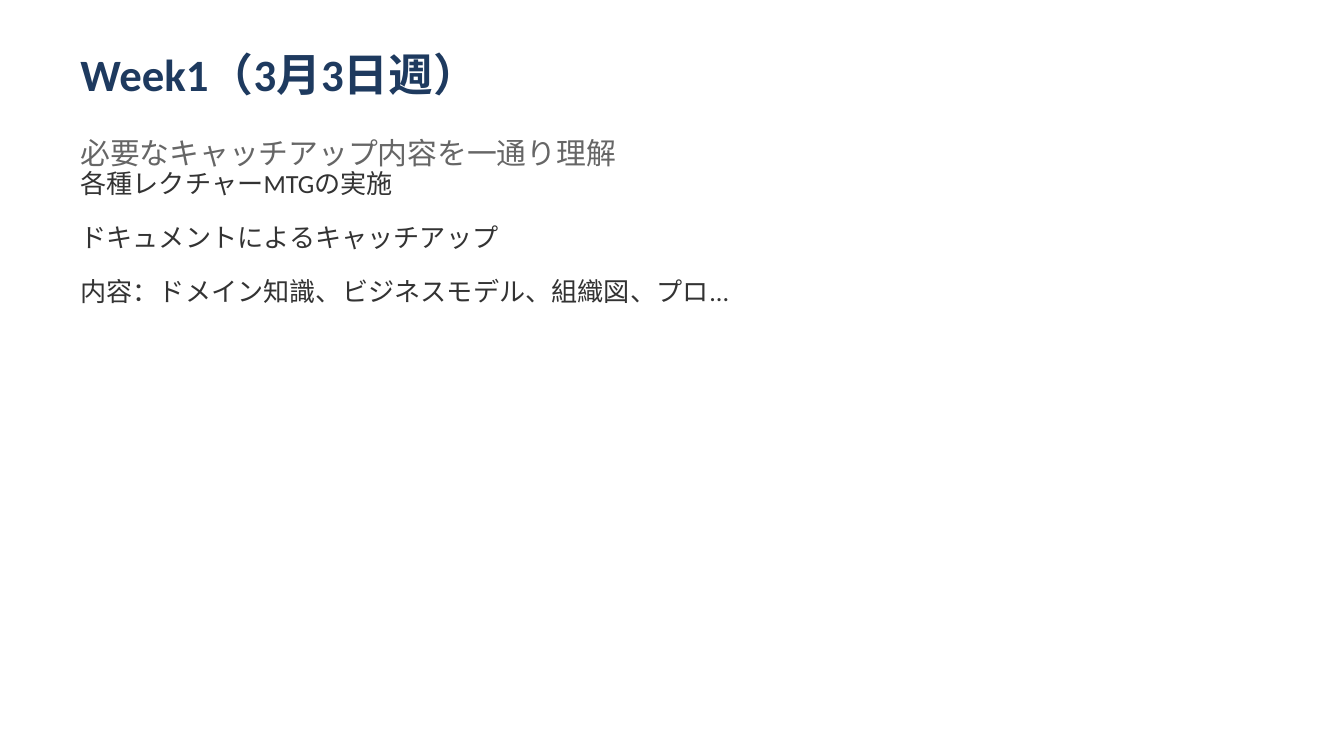
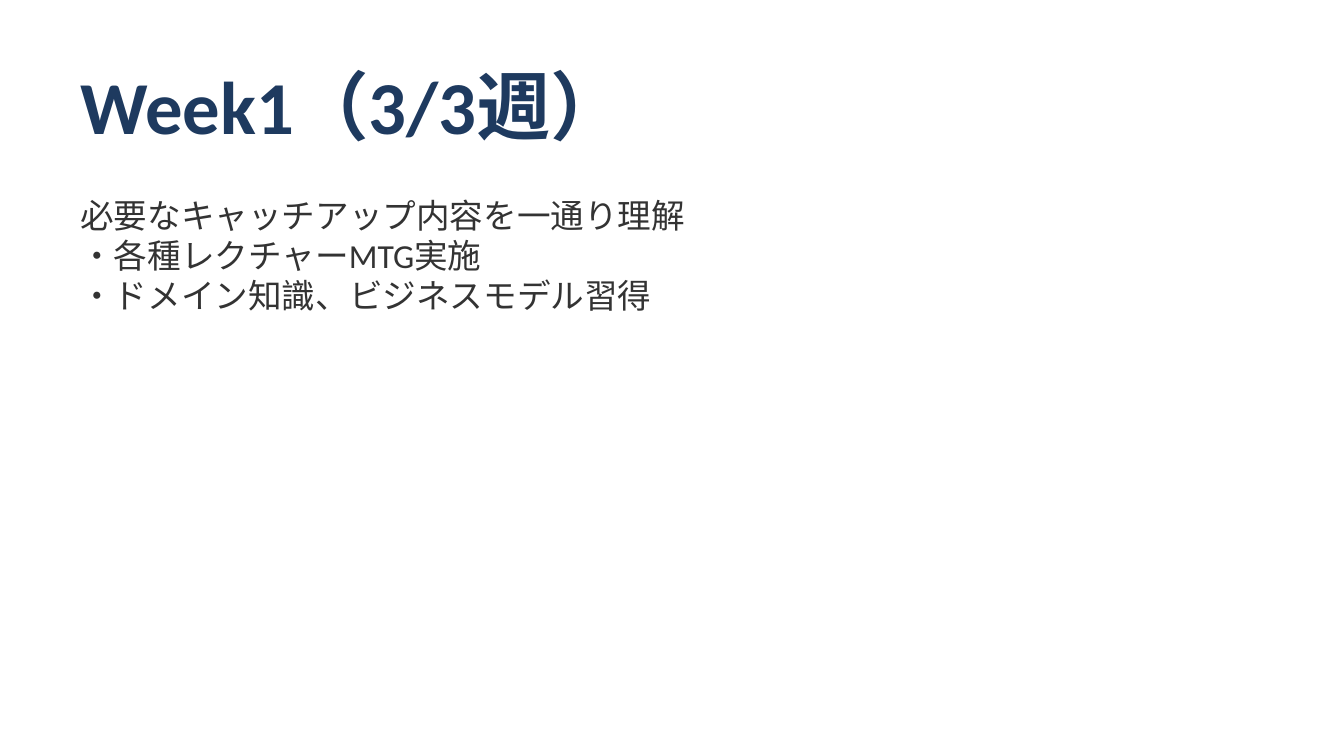
Before and after one commit to shoichitsuno-collab/MySpace_Shoichi-Tsuno, a slide deck: slide 5 of 匠技研工業プロジェクト_オンボーディング計画.pptx (slide 10 before the commit). Drawn at 1344x756 pixels with LibreOffice and Linux fonts; fonts in the diff are those of the drawing. Boxes give left, top, right and bottom in pixels: in the first picture for what was removed or moved away, otherwise in the second. Text is boxed around its words. In the diff, an @@ line names an element or a change of style, - is before the commit and + after.

```diff
--- a/匠技研工業プロジェクト_オンボーディング計画.pptx
+++ b/匠技研工業プロジェクト_オンボーディング計画.pptx
@@ text at [80, 73, 625, 142]: text changed; size 24 to 40 pt @@
-Week1（3月3日週）
+Week1（3/3週）
@@ text removed at [80, 139, 616, 167] @@
-必要なキャッチアップ内容を一通り理解
@@ text at [80, 199, 685, 311]: text changed; size 14 to 18 pt @@
-各種レクチャーMTGの実施
-ドキュメントによるキャッチアップ
-内容：ドメイン知識、ビジネスモデル、組織図、プロ...
+必要なキャッチアップ内容を一通り理解
+・各種レクチャーMTG実施
+・ドメイン知識、ビジネスモデル習得
```
Also in this commit, not shown: 8 other slides changed, 5 slides added, 13 slides removed.
